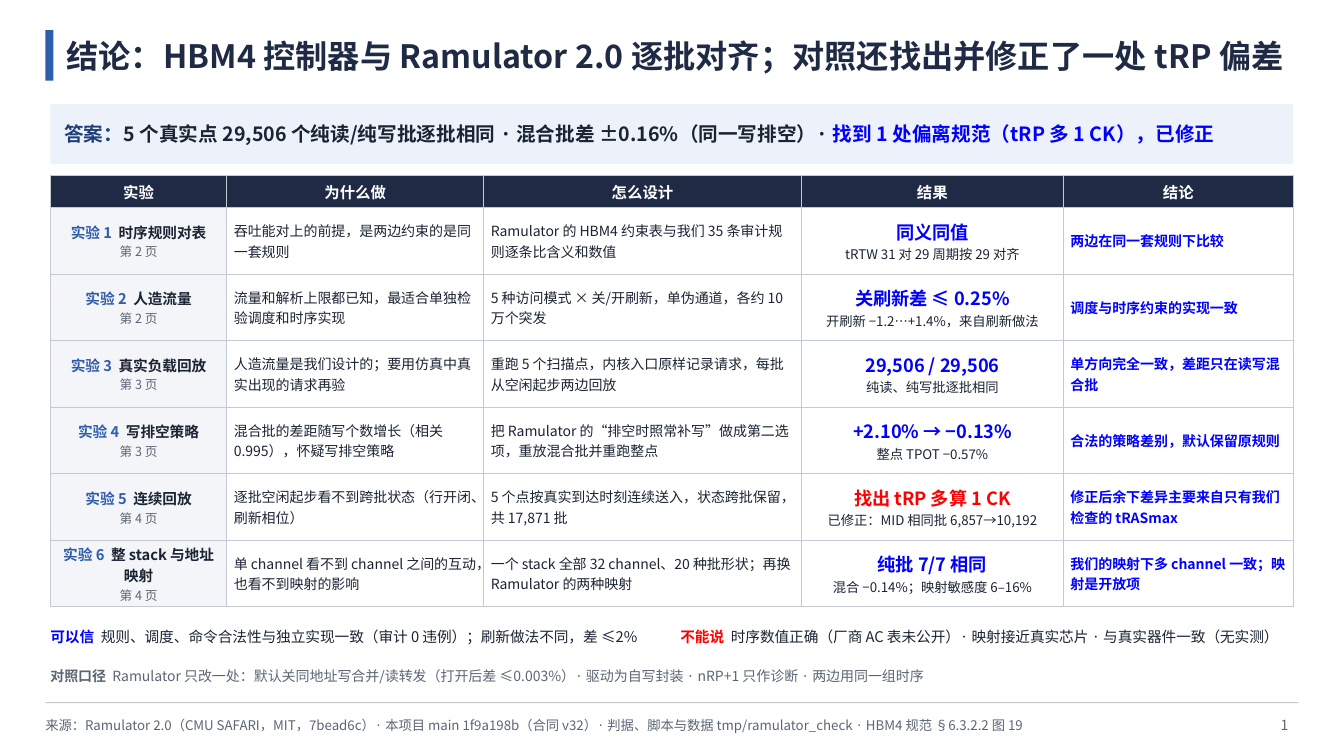
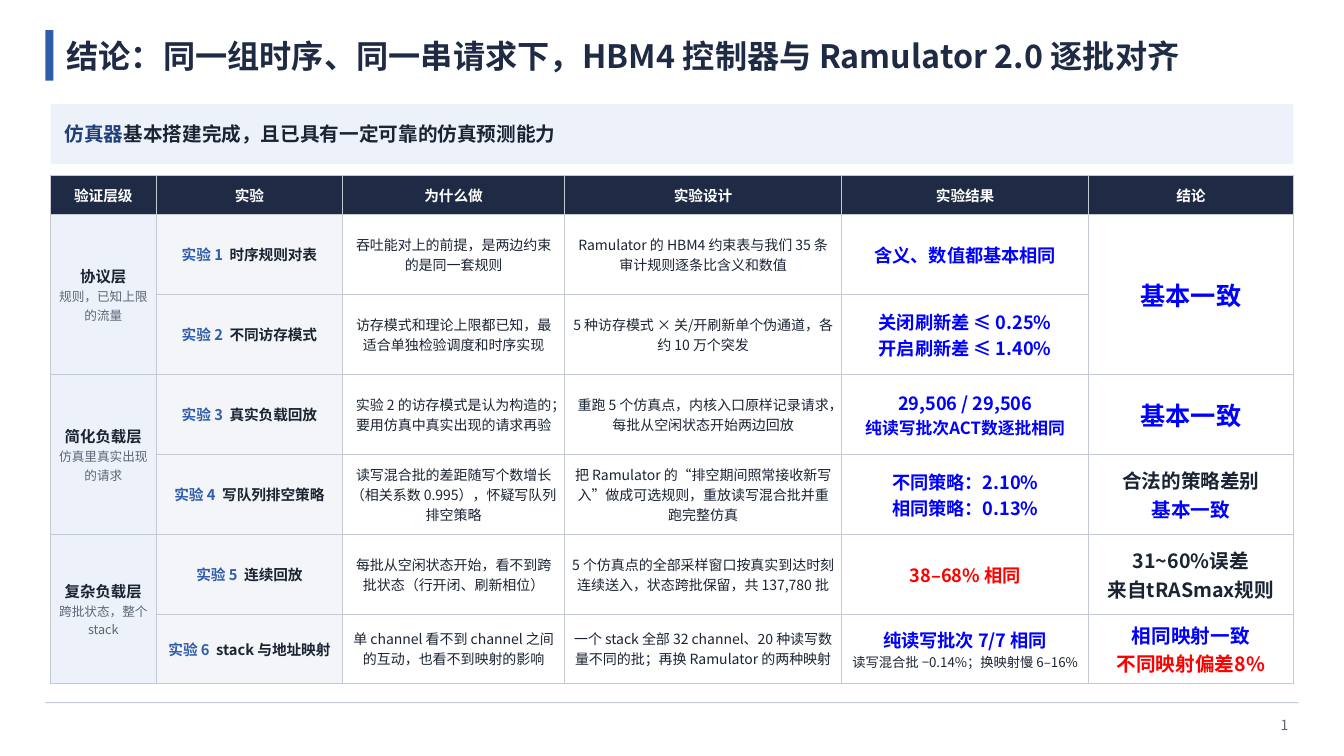
Before and after one commit to zhenghao21/heterollm-sim-4.0.0, a slide deck: slide 1 of docs/presentations/ramulator_crosscheck_20261112/HBM与Ramulator对照.pptx. Drawn at 1344x756 pixels with LibreOffice and Linux fonts; fonts in the diff are those of the drawing. Boxes give left, top, right and bottom in pixels: in the first picture for what was removed or moved away, otherwise in the second. Text is boxed around its words. In the diff, an @@ line names an element or a change of style, - is before the commit and + after.

```diff
--- a/docs/presentations/ramulator_crosscheck_20261112/HBM与Ramulator对照.pptx
+++ b/docs/presentations/ramulator_crosscheck_20261112/HBM与Ramulator对照.pptx
@@ title at <box>67,40,1180,73</box>: text changed @@
-结论：HBM4 控制器与 Ramulator 2.0 逐批对齐；对照还找出并修正了一处 tRP 偏差
+结论：同一组时序、同一串请求下，HBM4 控制器与 Ramulator 2.0 逐批对齐
@@ text in rectangle at <box>65,124,556,144</box>: text changed @@
-答案：5 个真实点 29,506 个纯读/纯写批逐批相同 · 混合批差 ±0.16%（同一写排空）· 找到 1 处偏离规范（tRP 多 1 CK），已修正
+仿真器基本搭建完成，且已具有一定可靠的仿真预测能力
@@ table at <box>50,175,1294,677</box> @@
-column 1: 实验 | 实验 1 时序规则对表 / 第 2 页 | 实验 2 人造流量 / 第 2 页 | 实验 3 真实负载回放 / 第 3 页 | 实验 4 写排空策略 / 第 3 页 | 实验 5 连续回放 / 第 4 页 | 实验 6 整 stack 与地址映射 / 第 4 页
-column 2: 为什么做 | 吞吐能对上的前提，是两边约束的是同一套规则 | 流量和解析上限都已知，最适合单独检验调度和时序实现 | 人造流量是我们设计的；要用仿真中真实出现的请求再验 | 混合批的差距随写个数增长（相关 0.995），怀疑写排空策略 | 逐批空闲起步看不到跨批状态（行开闭、刷新相位） | 单 channel 看不到 channel 之间的互动，也看不到映射的影响
-column 3: 怎么设计 | Ramulator 的 HBM4 约束表与我们 35 条审计规则逐条比含义和数值 | 5 种访问模式 × 关/开刷新，单伪通道，各约 10 万个突发 | 重跑 5 个扫描点，内核入口原样记录请求，每批从空闲起步两边回放 | 把 Ramulator 的“排空时照常补写”做成第二选项，重放混合批并重跑整点 | 5 个点按真实到达时刻连续送入，状态跨批保留，共 17,871 批 | 一个 stack 全部 32 channel、20 种批形状；再换 Ramulator 的两种映射
-column 4: 结果 | 同义同值 / tRTW 31 对 29 周期按 29 对齐 | 关刷新差 ≤ 0.25% / 开刷新 −1.2…+1.4%，来自刷新做法 | 29,506 / 29,506 / 纯读、纯写批逐批相同 | +2.10% → −0.13% / 整点 TPOT −0.57% | 找出 tRP 多算 1 CK / 已修正：MID 相同批 6,857→10,192 | 纯批 7/7 相同 / 混合 −0.14%；映射敏感度 6–16%
-column 5: 结论 | 两边在同一套规则下比较 | 调度与时序约束的实现一致 | 单方向完全一致，差距只在读写混合批 | 合法的策略差别，默认保留原规则 | 修正后余下差异主要来自只有我们检查的 tRASmax | 我们的映射下多 channel 一致；映射是开放项
+column 1: 验证层级 | 协议层 / 规则，已知上限的流量 |  | 简化负载层 / 仿真里真实出现的请求 |  | 复杂负载层 / 跨批状态，整个 stack | 
+column 2: 实验 | 实验 1 时序规则对表 | 实验 2 不同访存模式 | 实验 3 真实负载回放 | 实验 4 写队列排空策略 | 实验 5 连续回放 | 实验 6 stack 与地址映射
+column 3: 为什么做 | 吞吐能对上的前提，是两边约束的是同一套规则 | 访存模式和理论上限都已知，最适合单独检验调度和时序实现 | 实验 2 的访存模式是认为构造的；要用仿真中真实出现的请求再验 | 读写混合批的差距随写个数增长（相关系数 0.995），怀疑写队列排空策略 | 每批从空闲状态开始，看不到跨批状态（行开闭、刷新相位） | 单 channel 看不到 channel 之间的互动，也看不到映射的影响
+column 4: 实验设计 | Ramulator 的 HBM4 约束表与我们 35 条审计规则逐条比含义和数值 | 5 种访存模式 × 关/开刷新单个伪通道，各约 10 万个突发 | 重跑 5 个仿真点，内核入口原样记录请求，每批从空闲状态开始两边回放 | 把 Ramulator 的“排空期间照常接收新写入”做成可选规则，重放读写混合批并重跑完整仿真 | 5 个仿真点的全部采样窗口按真实到达时刻连续送入，状态跨批保留，共 137,780 批 | 一个 stack 全部 32 channel、20 种读写数量不同的批；再换 Ramulator 的两种映射
+column 5: 实验结果 | 含义、数值都基本相同 | 关闭刷新差 ≤ 0.25% / 开启刷新差 ≤ 1.40% | 29,506 / 29,506 / 纯读写批次ACT数逐批相同 | 不同策略：2.10% / 相同策略：0.13% | 38–68% 相同 | 纯读写批次 7/7 相同 / 读写混合批 −0.14%；换映射慢 6–16%
+column 6: 结论 | 基本一致 |  | 基本一致 | 合法的策略差别 / 基本一致 | 31~60%误差 / 来自tRASmax规则 | 相同映射一致 / 不同映射偏差8%
@@ text removed at <box>50,629,637,644</box> @@
-可以信 规则、调度、命令合法性与独立实现一致（审计 0 违例）；刷新做法不同，差 ≤2%
@@ text removed at <box>680,629,1278,644</box> @@
-不能说 时序数值正确（厂商 AC 表未公开）· 映射接近真实芯片 · 与真实器件一致（无实测）
@@ text removed at <box>50,669,924,684</box> @@
-对照口径 Ramulator 只改一处：默认关同地址写合并/读转发（打开后差 ≤0.003%）· 驱动为自写封装 · nRP+1 只作诊断 · 两边用同一组时序
@@ text removed at <box>45,719,1023,733</box> @@
-来源：Ramulator 2.0（CMU SAFARI，MIT，7bead6c）· 本项目 main 1f9a198b（合同 v32）· 判据、脚本与数据 tmp/ramulator_check · HBM4 规范 §6.3.2.2 图 19
```
Also in this commit, not shown: 3 other slides changed, 32 other files.
